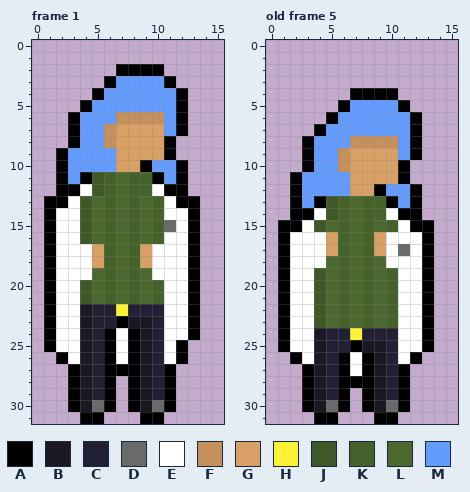
A pixel-art file gets an edit: assets/art/mc/mc_jumping.aseprite. Above, as it was before the edit.
16x32 pixels, 5 frames. Shown: frame 1, old frame 5. The commit also changed other frames, which this record leaves out.
Visible layers, top first: "Mirror", "Falling".
Palette (. is transparent): A #000000  B #1a1923  C #222034  D #696a6a  E #ffffff  F #c4905b  G #d9a066  H #fbf236  J #3f5827  K #45622a  L #4b692f  M #639bff
Pixels before, frame 1, first column x 1:
 2 ......AAAA...
 3 .....AMMMMA..
 4 ....AMMMMMMA.
 5 ...AMMMMMMMA.
 6 ..AMMMFFFFMA.
 7 ..AMMFGGGGMA.
 8 ..AMMFGGGGA..
 9 .AMMMMGGGGA..
10 .AMMMMGGAMMA.
11 .AMAJKLKKAMA.
12 .AAEJKLKKEAA.
13 AAEJLKLKLKEAA
14 AEEJLKLKLKEEA
15 AEEJLKLKLKDEA
16 AEEJLKLKLKEEA
17 AEEEGKLKGEEEA
18 AEEEGKLKGEEEA
19 AEEELKLKLEEEA
20 AEEJLKLKLKEEA
21 AEEJLKLKLKEEA
22 AEEBCCHCCCEEA
23 AEEBCCABBCEEA
24 AEEBCAEABCEEA
25 AEEBCAEABCEA.
26 .AEBCAEABCEA.
27 ..ABCAAABCA..
28 ..ABCA.ABCA..
29 ..ABCA.ABCA..
30 ..ABDA.ABDA..
31 ...AA...AA...
Pixels before, old frame 5, first column x 1:
 4 ......AAAA...
 5 .....AMMMMA..
 6 ....AMMMMMMA.
 7 ...AMMMMMMMA.
 8 ..AMMMFFFFMA.
 9 ..AMMFGGGGMA.
10 ..AMMFGGGGA..
11 .AMMMMGGGGA..
12 .AMMMMGGAMMA.
13 .AMAJKLKKAMA.
14 .AAEJKLKKEAA.
15 AAEJLKLKLKEAA
16 AEEEGKLKGEEEA
17 AEEEGKLKGEDEA
18 AEEELKLKLEEEA
19 AEEJLKLKLKEEA
20 AEEJLKLKLKEEA
21 AEEJLKLKLKEEA
22 AEEJLKLKLKEEA
23 AEEJLKLKLKEEA
24 AEEBCCHCCCEEA
25 AEEBCCABBCEEA
26 .AEBCAEABCEA.
27 ..ABCAEABCA..
28 ..ABCAAABCA..
29 ..ABCA.ABCA..
30 ..ABDA.ABDA..
31 ...AA...AA...
The same view after the edit:
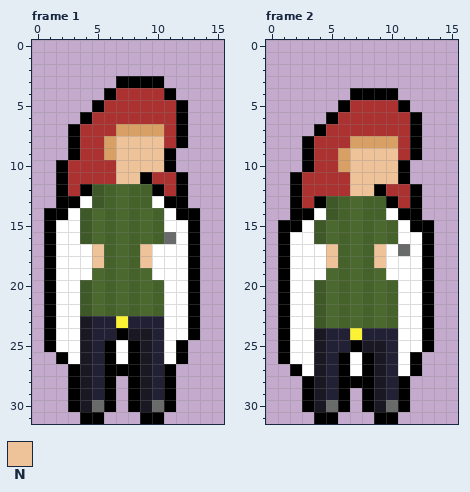
Colours new in this view: N #eec39a
A new or re-ordered frame is compared with the old frame closest to it.
From old to new:
layer "Mirror" now hidden
frames re-ordered
colour M: #639bff -> #ac3232
Changed rows in their new state; - is a pixel that keeps its letter.
Frame 1:
first column x 1:
 2 ------....---
 3 -----.AAAA.--
 4 ----.A----A.-
 5 ---.A--------
 6 --.A--MMMM---
 7 -----M-------
 8 -----GNNNNMA-
 9 -.A--GNNNN---
10 ------NNNNA.-
11 ---MMMNNAM---
12 --MA-----AM--
13 .-AEJ---KEA-.
14 -A---------A-
15 ----------E--
16 ----------D--
17 ----N---N----
18 ----N---N----
first column x 4:
22 JLKLKLK
23 ---HCC-
24 --CAB--
Frame 2 against old frame 5:
first column x 6:
 8 -GGGG
 9 GNNNN
10 GNNNN
11 -NNNN
12 -NN--
first column x 4:
16 JL---LK
17 -N---N-
18 -N---N-
19 E-----E
first column x 1:
26 AE----------
27 -AE-------EA
Changed places in both pictures, as pixel boxes (x1, y1, x2, y2):
changed: (44, 64, 200, 340)
changed: (302, 100, 410, 280)
changed: (278, 352, 314, 376)
changed: (398, 364, 422, 376)
